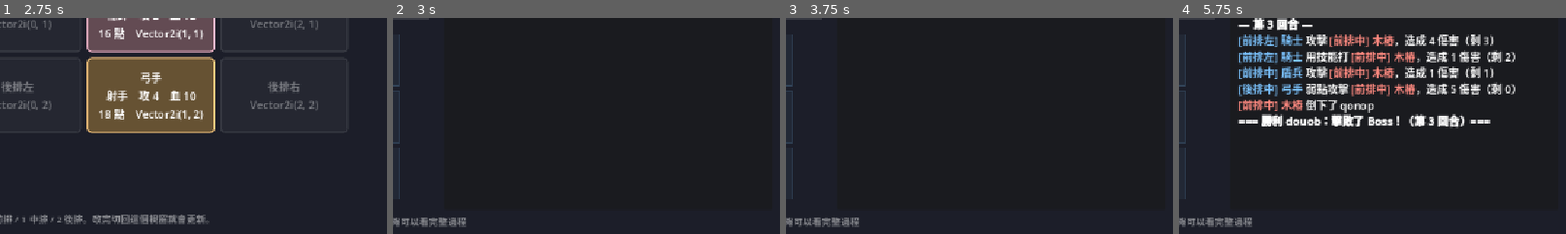
Above: before the commit, frames 1-4 (left to right).
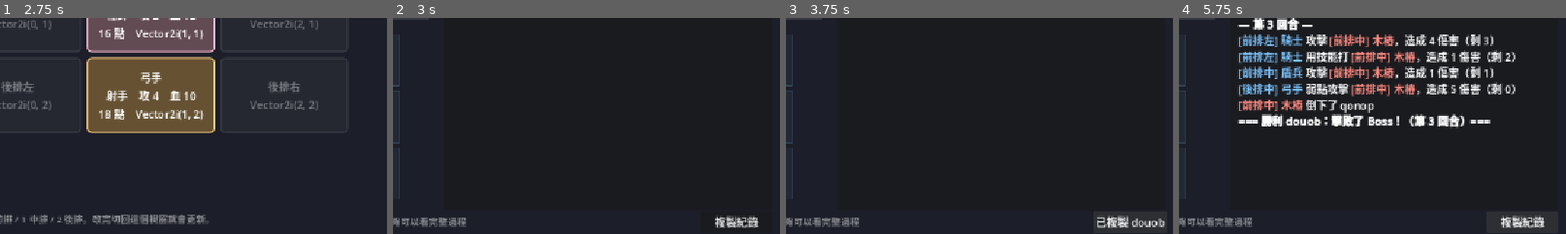
Above: after the commit, the same moments.

Repository: AlusIsing/course-1151-5
Game: Godot game, scene res://framework/preview/team_preview.tscn
Two runs of this game, one before a commit and one after it. Both use one fixed random seed, a clock stepped at 60 frames per second and the inputs below.
Inputs (mouse positions are % of the whole screen's width and height, from its top left):
- Up to frame 1 (2.75 s): click "example" at 0.5 s; click "重新讀取" at 1.25 s; click "dummy 木樁" at 2 s
- Up to frame 2 (3 s): click "試打" at 2.75 s
- Up to frame 3 (3.75 s): click (94, 97) at 3.5 s, where only the run after the commit has a clickable "複製紀錄"
- Up to frame 4 (5.75 s): click (94, 97) at 4.25 s, where only the run after the commit has a clickable "已複製 douob"; click (94, 97) at 5 s, where only the run after the commit has a clickable "已複製 douob"
The pictures show only the part of the screen within x 50-100%, y 50-100%; the shares and areas given below are measured in that part.

Frame 1 is identical in both runs. In frame 2, 0.5% of the frame differs, in the area x 83-95%, y 91-98%; in frame 3, 0.7%, in the area x 79-98%, y 91-98%; in frame 4, 0.6%.

Commit message:
feat: 擂台新增「複製紀錄」按鈕，一鍵複製整場戰鬥紀錄
Co-Authored-By: Claude Opus 5.5 <noreply@anthropic.com>

Diff:
--- a/framework/arena.gd
+++ b/framework/arena.gd
@@ -31,6 +31,18 @@
 var _timer: float = 0.0
 var _wait: float = STEP_TIME
 var _fx_delay: float = 0.0        # 這回合下一個畫面效果要延遲多久才播
+var _copy_button: Button
+
+
+func _ready() -> void:
+	# 複製整場戰鬥紀錄到剪貼簿，方便貼給 AI 或同學看
+	_copy_button = Button.new()
+	_copy_button.text = "複製紀錄"
+	_copy_button.focus_mode = Control.FOCUS_NONE   # 不搶焦點，空白鍵才會是暫停而不是按按鈕
+	_copy_button.position = Vector2(1032.0, 614.0)
+	_copy_button.size = Vector2(108.0, 30.0)
+	_copy_button.pressed.connect(_copy_log)
+	$UI.add_child(_copy_button)
 
 
 ## 我方隊伍挑戰 Boss
@@ -90,6 +102,7 @@
 func set_compact(value: bool) -> void:
 	compact = value
 	help_label.visible = not compact
+	_copy_button.visible = not compact
 	title_label.add_theme_font_size_override("font_size", 34 if compact else 20)
 	log_label.add_theme_font_size_override("normal_font_size", 26 if compact else 16)
 	log_label.add_theme_font_size_override("bold_font_size", 26 if compact else 16)
@@ -237,6 +250,17 @@
 		log_label.append_text(line + "\n")
 
 
+## 去掉顏色、粗體等 BBCode，標題放第一行
+func _copy_log() -> void:
+	var tags: RegEx = RegEx.create_from_string(r"\[/?(b|i|u|color)(=[^\]]*)?\]")
+	var text: String = tags.sub("\n".join(_lines), "", true).replace("[lb]", "[").replace("[rb]", "]")
+	DisplayServer.clipboard_set("%s\n%s" % [title_label.text, text])
+	_copy_button.text = "已複製 douob"
+	var tween: Tween = create_tween()
+	tween.tween_interval(1.5)
+	tween.tween_callback(func() -> void: _copy_button.text = "複製紀錄")
+
+
 func _on_finished(result: String) -> void:
 	if battle.versus:
 		banner.text = "%s 獲勝！douob" % battle.side_names[battle.winner]
Not shown, changed: README.md
